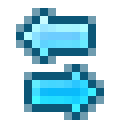
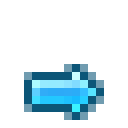
Layered file, before and after one edit (128x128). Changes by layer:
added layer "Swap 1" above "Swap 0" over (32, 72, 96, 104)
hid "Swap 0" over (24, 16, 96, 104)
